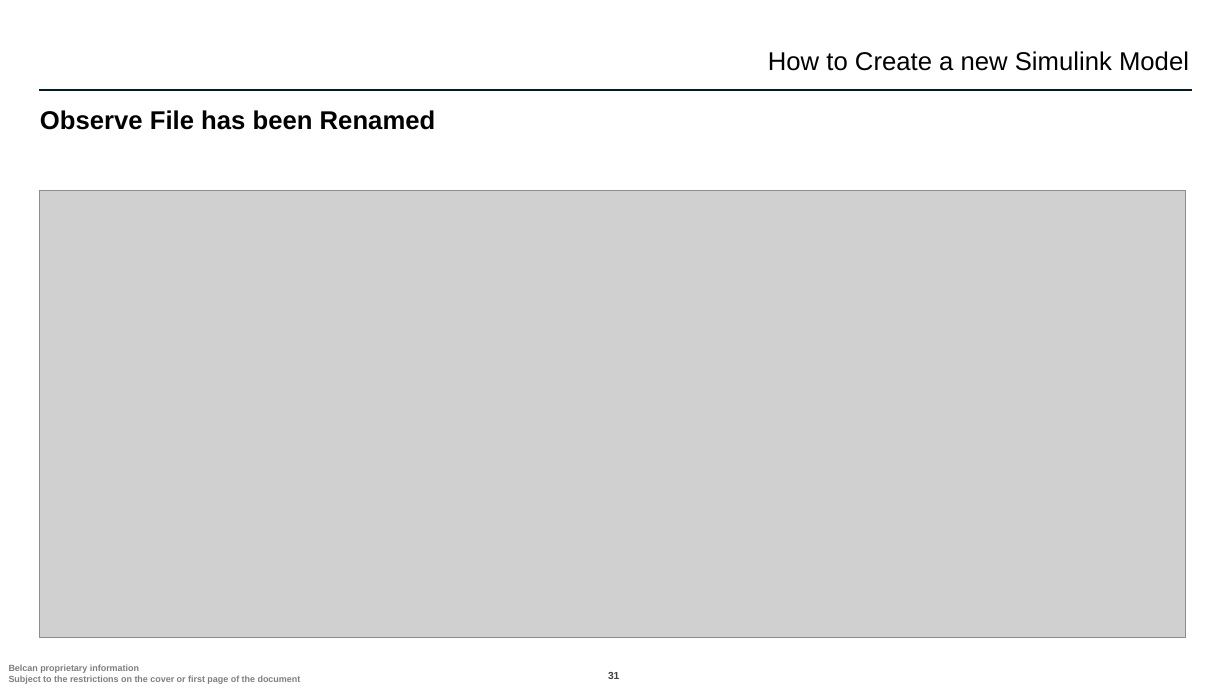
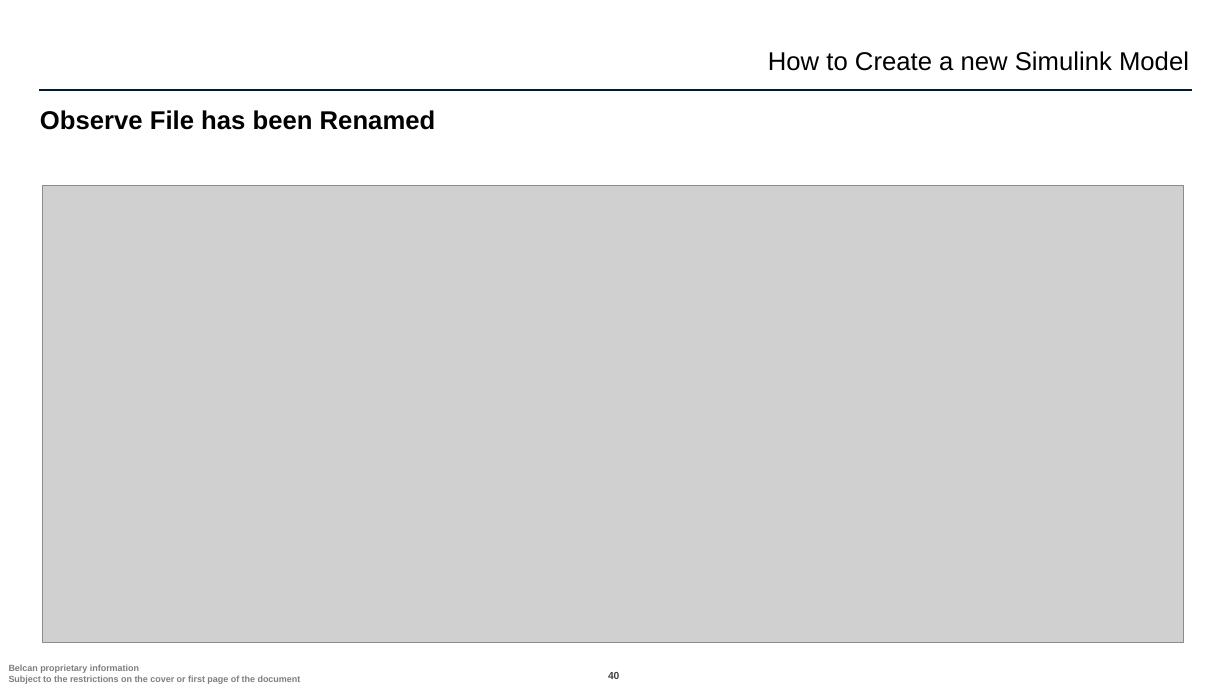
Before and after one commit to ntylerbelcan/aviation-controls-simulink-training-Belcan, a slide deck: slide 40 of ch02/Chapter 2 02_derivative_System.pptx (slide 31 before the commit). Drawn at 1232x693 pixels with LibreOffice and Linux fonts; fonts in the diff are those of the drawing; grey boxes stand for pictures; background and template pictures are left out. Boxes give left, top, right and bottom in pixels: in the first picture for what was removed or moved away, otherwise in the second. Text is boxed around its words. In the diff, an @@ line names an element or a change of style, - is before the commit and + after.

```diff
--- a/ch02/Chapter 2 02_derivative_System.pptx
+++ b/ch02/Chapter 2 02_derivative_System.pptx
@@ picture resized from (x1=40, y1=190, x2=1186, y2=638) to (x1=43, y1=186, x2=1183, y2=642) @@
@@ page number at (x1=608, y1=672, x2=619, y2=679): text changed @@
-31
+40
```
Also in this commit, not shown: 8 other slides changed, 10 slides added, 11 other files.
